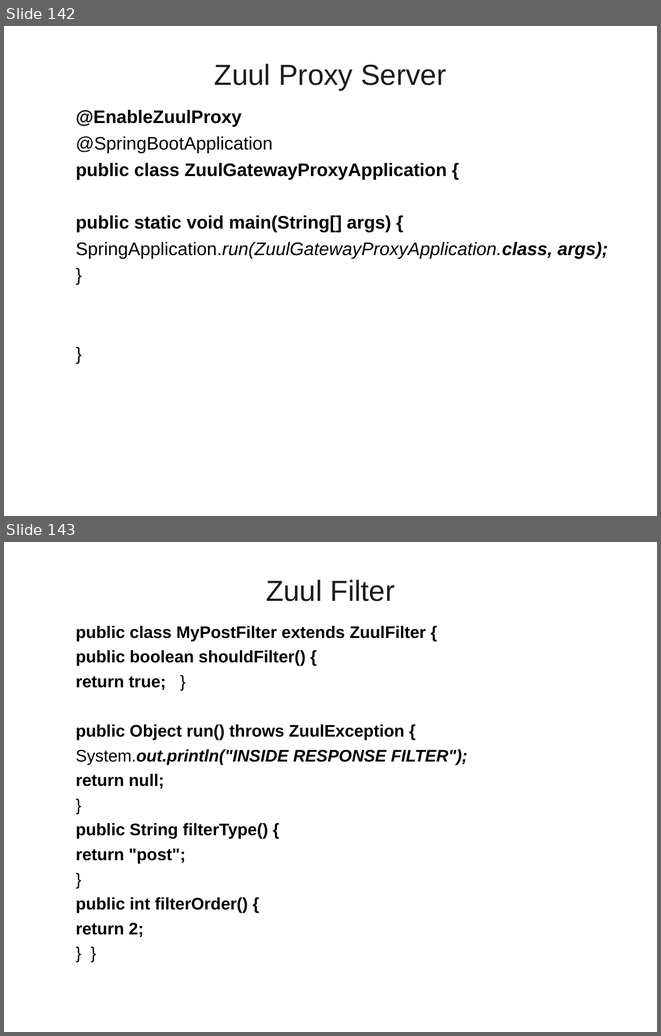
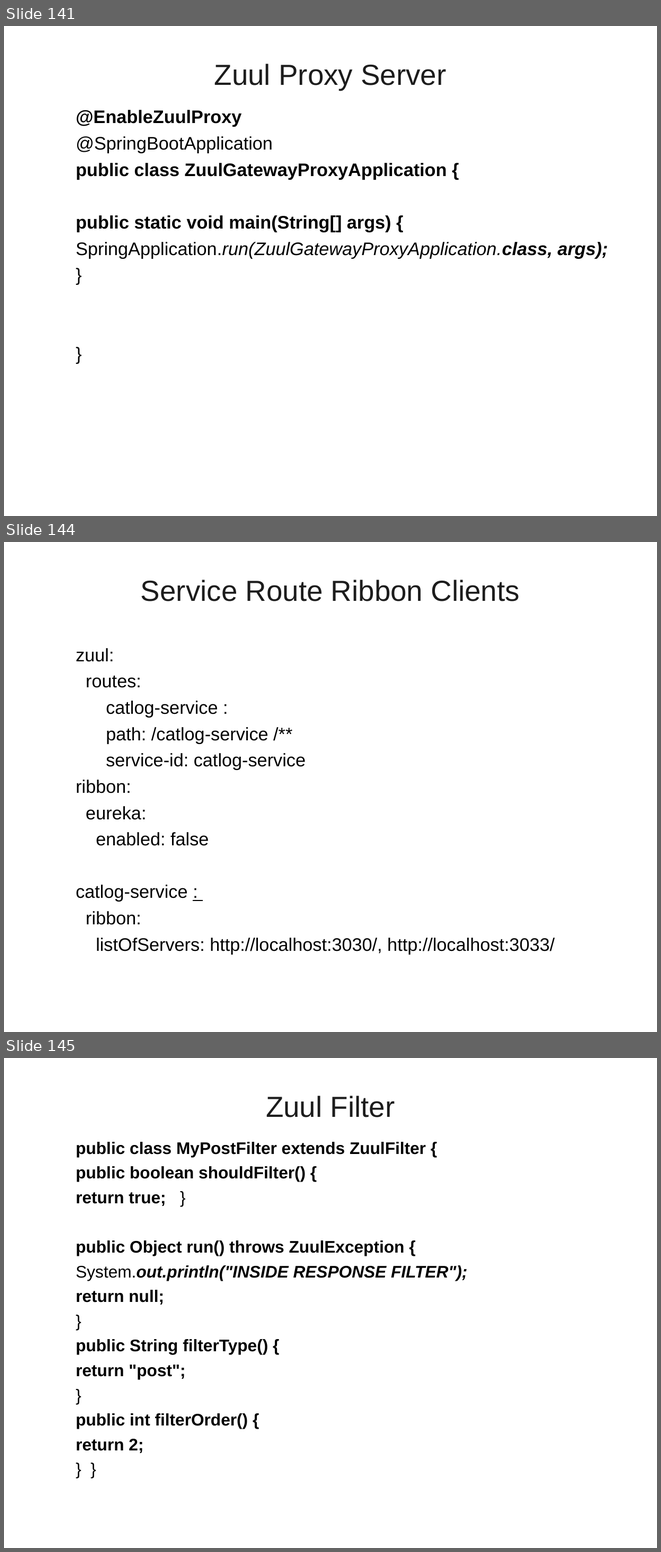
Before and after one commit to vatsank/spring_presentations, a slide deck: SpringMicroService_Module1_Ver01.ppt. Shown one above the other, each under a label of ours: slides 142 and 143 before the commit, slides 141, 144 and 145 after it; the slides between them are not shown. The pictures are 661x1036 and 661x1552 pixels, drawn with LibreOffice and Linux fonts; fonts in the diff are those of the drawing; background and template pictures are left out. Boxes give left, top, right and bottom in pixels: in the first picture for what was removed or moved away, otherwise in the second. Text is boxed around its words. In the diff, an @@ line names an element or a change of style, - is before the commit and + after.

```diff
--- a/SpringMicroService_Module1_Ver01.ppt
+++ b/SpringMicroService_Module1_Ver01.ppt
@@ slide 144 added at bbox=[4, 542, 657, 1032], background picture (left out) @@
@@ title added at bbox=[141, 580, 520, 601], 32 pt, text #1C1C1C @@
+Service Route Ribbon Clients
@@ text added at bbox=[76, 648, 555, 954], 20 pt, text #000000 @@
+  zuul:
+  routes:
+  catlog-service :
+  path: /catlog-service /**
+  service-id: catlog-service
+  ribbon:
+  eureka:
+  enabled: false
+  catlog-service :
+  ribbon:
+  listOfServers: http://localhost:3030/, http://localhost:3033/
@@ what was slide 142 is now slide 141 @@
@@ what was slide 143 is now slide 145 @@
```
Also in this commit, not shown: 6 slides changed, 4 other slides added, 2 slides removed, 2 other files.
